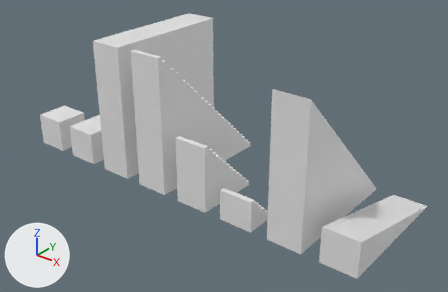
An edit to the Blender file assets/Blocks/4D SOCIETY - blocks.blend, drawn before and after from the same camera.
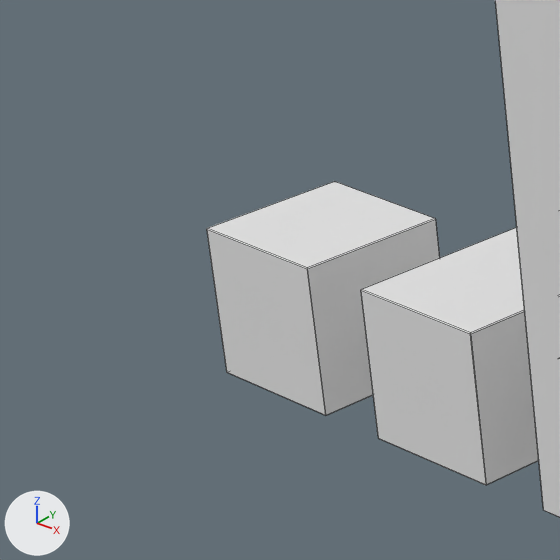
The first picture shows the older version from a 50 mm camera at (25.5, -22.5, 17.7) aimed at (4.9, 3.2, 1.8). The close-ups show both versions on the part from 0% to 24% of the width and 24% to 61% of the height of that picture; other places that the commit changed are outside them. Lighting does not change. The marker at lower left points along +X, +Y and +Z. The close-ups show mesh edges as thin lines.

Objects in the first close-up: 'Cube_hp', 'Rectangle_hp', 'Wall_hp'.
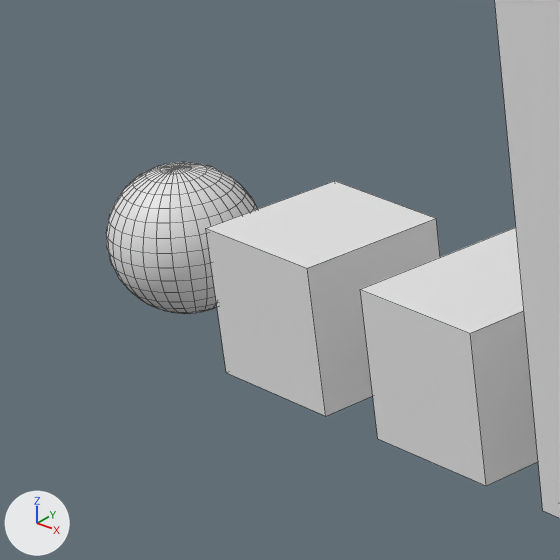
Edits to the scene script, one JSON object a line:
```json
{"op": "add", "block": "me_sphere", "code": ["me_sphere = bpy.data.meshes.new('Sphere')", "me_sphere.from_pydata(...)  # a UV sphere (32 segments, 16 rings, poles along z) spanning x -1.0..1.0, y -1.0..1.0, z -1.0..1.0", "me_sphere.polygons.foreach_set('use_smooth', [True] * 512)"]}
{"op": "remove", "block": "ob_cube_hp", "code": "_m = ob_cube_hp.modifiers.new('Bevel', 'BEVEL')"}
{"op": "remove", "block": "ob_cube_hp", "code": "_m.width = 0.01"}
{"op": "remove", "block": "ob_cube_hp", "code": "_m.width_pct = 0.01"}
{"op": "remove", "block": "ob_cube_hp", "code": "_m.limit_method = 'NONE'"}
{"op": "remove", "block": "ob_wall_hp", "code": "_m = ob_wall_hp.modifiers.new('Bevel', 'BEVEL')"}
{"op": "remove", "block": "ob_wall_hp", "code": "_m.width = 0.01"}
{"op": "remove", "block": "ob_wall_hp", "code": "_m.width_pct = 0.01"}
{"op": "remove", "block": "ob_wall_hp", "code": "_m.limit_method = 'NONE'"}
{"op": "add", "block": "ob_inside_out_sphere", "code": ["ob_inside_out_sphere = bpy.data.objects.new('Inside-Out Sphere', me_sphere)", "ob_inside_out_sphere.location = (-9.0, 0.0, 1.0)"]}
```

Boxes (x1, y1, x2, y2) around the edits, measured in the close-ups (560 x 560 px):
```json
{"object": "Cube_hp", "change": "modifiers changed", "before": [207, 181, 440, 415], "after": [206, 181, 440, 416]}
{"object": "Wall_hp", "change": "modifiers changed", "before": [495, 0, 560, 517], "after": [495, 0, 560, 518]}
{"object": "Inside-Out Sphere", "change": "added", "after": [106, 162, 257, 314]}
```
